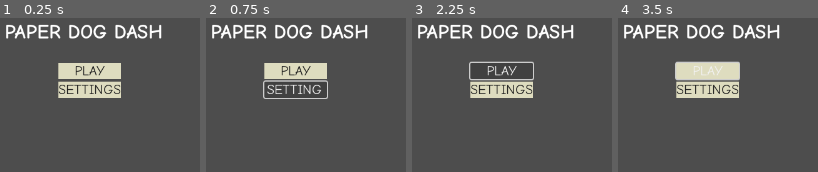
Above: before the commit, frames 1-4 (left to right).
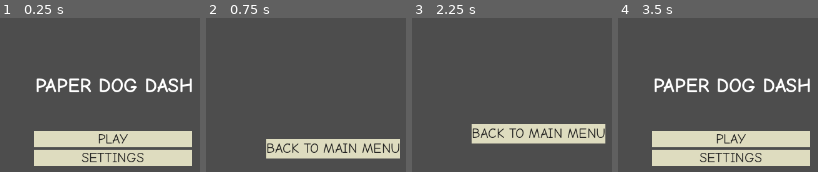
Above: after the commit, the same moments.

Repository: JeffSabol/Paper-Dog-Dash
Game: Godot game, scene res://Screens/title_screen.tscn
Two runs of this game, one before a commit and one after it. Both use one fixed random seed, a clock stepped at 60 frames per second and the inputs below. This scene is started directly instead of the project's main scene.
Inputs (mouse positions are in pixels of both pictures, inside the frame that each line leads up to):
- Up to frame 1 (0.25 s): no input
- Up to frame 2 (0.75 s): click "SETTINGS" at 0.5 s
- Up to frame 3 (2.25 s): click (540, 148) at 1.25 s, where only the run after the commit has a clickable "BACK TO MAIN MENU"; click "PLAY" at 2 s
- Up to frame 4 (3.5 s): click (744, 133) at 2.75 s, where only the run after the commit has a clickable "BACK TO MAIN MENU"

The runs differ from the first frame. In frame 1, 28% of the frame differs, in the area x 3-96%, y 4-97%; in frame 2, 16%; in frame 3, 16%; in frame 4, 29%.

Commit message:
created title screen, game world, settings

Diff:
--- /dev/null
+++ b/Assets/Themes/ui_theme_a.tres
@@ -0,0 +1,16 @@
+[gd_resource type="Theme" load_steps=3 format=3 uid="uid://bdpfgawly0y5a"]
+
+[ext_resource type="FontFile" uid="uid://cop4gfg1ob5fg" path="res://Assets/Fonts/ComicNeue-Regular.ttf" id="1_klb8a"]
+
+[sub_resource type="StyleBoxFlat" id="StyleBoxFlat_ft0vi"]
+bg_color = Color(0.870588, 0.862745, 0.74902, 1)
+
+[resource]
+default_font = ExtResource("1_klb8a")
+default_font_size = 22
+Button/colors/font_color = Color(0.113725, 0.113725, 0.113725, 1)
+Button/colors/font_hover_pressed_color = Color(0.113725, 0.113725, 0.113725, 1)
+Button/colors/font_outline_color = Color(0.00392157, 0.00392157, 0.00392157, 1)
+Button/colors/font_pressed_color = Color(1, 1, 1, 1)
+Button/constants/h_separation = 10
+Button/styles/normal = SubResource("StyleBoxFlat_ft0vi")
--- /dev/null
+++ b/Screens/game_world.gd
@@ -0,0 +1,15 @@
+extends Node2D
+
+@export var title_screen_path: String
+
+# Called when the node enters the scene tree for the first time.
+func _ready():
+	pass # Replace with function body.
+
+
+# Called every frame. 'delta' is the elapsed time since the previous frame.
+func _process(delta):
+	pass
+
+func _on_back_to_menu_button_pressed():
+	$"/root/Global".goto_scene(title_screen_path)
--- /dev/null
+++ b/Screens/game_world.tscn
@@ -0,0 +1,18 @@
+[gd_scene load_steps=3 format=3 uid="uid://cnlyhu1pkqo14"]
+
+[ext_resource type="Script" path="res://Screens/game_world.gd" id="1_n0hpk"]
+[ext_resource type="Theme" uid="uid://bdpfgawly0y5a" path="res://Assets/Themes/ui_theme_a.tres" id="2_uoxnu"]
+
+[node name="GameWorld" type="Node2D"]
+script = ExtResource("1_n0hpk")
+title_screen_path = "res://Screens/title_screen.tscn"
+
+[node name="BackToMenuButton" type="Button" parent="."]
+offset_left = 537.0
+offset_top = 341.0
+offset_right = 749.0
+offset_bottom = 372.0
+theme = ExtResource("2_uoxnu")
+text = "BACK TO MAIN MENU"
+
+[connection signal="pressed" from="BackToMenuButton" to="." method="_on_back_to_menu_button_pressed"]
--- /dev/null
+++ b/Screens/settings_screen.gd
@@ -0,0 +1,16 @@
+extends Control
+
+@export var title_screen_path: String
+
+# Called when the node enters the scene tree for the first time.
+func _ready():
+	pass # Replace with function body.
+
+
+# Called every frame. 'delta' is the elapsed time since the previous frame.
+func _process(delta):
+	pass
+
+
+func _on_back_to_menu_button_pressed():
+	$"/root/Global".goto_scene(title_screen_path)
--- /dev/null
+++ b/Screens/settings_screen.tscn
@@ -0,0 +1,25 @@
+[gd_scene load_steps=3 format=3 uid="uid://ddjl2t5pff2cr"]
+
+[ext_resource type="Theme" uid="uid://bdpfgawly0y5a" path="res://Assets/Themes/ui_theme_a.tres" id="1_pnqr1"]
+[ext_resource type="Script" path="res://Screens/settings_screen.gd" id="2_n1wrk"]
+
+[node name="SettingsScreen" type="Control"]
+layout_mode = 3
+anchors_preset = 0
+offset_left = 471.0
+offset_top = 184.0
+offset_right = 471.0
+offset_bottom = 184.0
+theme = ExtResource("1_pnqr1")
+script = ExtResource("2_n1wrk")
+title_screen_path = "res://Screens/title_screen.tscn"
+
+[node name="BackToMenuButton" type="Button" parent="."]
+offset_left = 67.0
+offset_top = 181.0
+offset_right = 279.0
+offset_bottom = 212.0
+theme = ExtResource("1_pnqr1")
+text = "BACK TO MAIN MENU"
+
+[connection signal="pressed" from="BackToMenuButton" to="." method="_on_back_to_menu_button_pressed"]
--- /dev/null
+++ b/Screens/title_screen.gd
@@ -0,0 +1,21 @@
+extends Control
+
+@export var game_world_path: String
+@export var settings_scene_path: String
+
+# Called when the node enters the scene tree for the first time.
+func _ready():
+	pass # Replace with function body.
+
+
+# Called every frame. 'delta' is the elapsed time since the previous frame.
+func _process(delta):
+	pass
+
+func _on_play_button_pressed():
+	$"/root/Global".goto_scene(game_world_path)
+
+
+func _on_settings_button_pressed():
+	$"/root/Global".goto_scene(settings_scene_path)
+	pass # Replace with function body.
--- a/Screens/title_screen.tscn
+++ b/Screens/title_screen.tscn
@@ -1,20 +1,8 @@
-[gd_scene load_steps=6 format=3 uid="uid://b3nakj0q3fy6p"]
+[gd_scene load_steps=5 format=3 uid="uid://b3nakj0q3fy6p"]
 
-[ext_resource type="FontFile" uid="uid://cop4gfg1ob5fg" path="res://Assets/Fonts/ComicNeue-Regular.ttf" id="1_swwls"]
+[ext_resource type="Theme" uid="uid://bdpfgawly0y5a" path="res://Assets/Themes/ui_theme_a.tres" id="1_cet8c"]
+[ext_resource type="Script" path="res://Screens/title_screen.gd" id="2_jq6c1"]
 [ext_resource type="FontFile" uid="uid://dqchirtf6gdcu" path="res://Assets/Fonts/ComicNeue-Bold.ttf" id="2_yty54"]
-
-[sub_resource type="StyleBoxFlat" id="StyleBoxFlat_ft0vi"]
-bg_color = Color(0.870588, 0.862745, 0.74902, 1)
-
-[sub_resource type="Theme" id="Theme_upg5p"]
-default_font = ExtResource("1_swwls")
-default_font_size = 22
-Button/colors/font_color = Color(0.113725, 0.113725, 0.113725, 1)
-Button/colors/font_hover_pressed_color = Color(0.113725, 0.113725, 0.113725, 1)
-Button/colors/font_outline_color = Color(0.00392157, 0.00392157, 0.00392157, 1)
-Button/colors/font_pressed_color = Color(1, 1, 1, 1)
-Button/constants/h_separation = 10
-Button/styles/normal = SubResource("StyleBoxFlat_ft0vi")
 
 [sub_resource type="LabelSettings" id="LabelSettings_sp2fn"]
 font = ExtResource("2_yty54")
@@ -23,28 +11,38 @@
 [node name="TitleScreen" type="Control"]
 layout_mode = 3
 anchors_preset = 0
-theme = SubResource("Theme_upg5p")
+offset_left = 471.0
+offset_top = 184.0
+offset_right = 471.0
+offset_bottom = 184.0
+theme = ExtResource("1_cet8c")
+script = ExtResource("2_jq6c1")
+game_world_path = "res://Screens/game_world.tscn"
+settings_scene_path = "res://Screens/settings_screen.tscn"
 
 [node name="Label" type="Label" parent="."]
-layout_mode = 0
-offset_left = 449.0
-offset_top = 175.0
-offset_right = 702.0
-offset_bottom = 215.0
+layout_mode = 2
+offset_left = 27.0
+offset_top = 77.0
+offset_right = 280.0
+offset_bottom = 117.0
 text = "PAPER DOG DASH"
 label_settings = SubResource("LabelSettings_sp2fn")
 
 [node name="VBoxContainer" type="VBoxContainer" parent="."]
-layout_mode = 1
-offset_left = 535.0
-offset_top = 243.0
-offset_right = 634.0
-offset_bottom = 299.0
+layout_mode = 2
+offset_left = 25.0
+offset_top = 168.0
+offset_right = 278.0
+offset_bottom = 224.0
 
-[node name="Button" type="Button" parent="VBoxContainer"]
+[node name="PlayButton" type="Button" parent="VBoxContainer"]
 layout_mode = 2
 text = "PLAY"
 
-[node name="Button2" type="Button" parent="VBoxContainer"]
+[node name="SettingsButton" type="Button" parent="VBoxContainer"]
 layout_mode = 2
 text = "SETTINGS"
+
+[connection signal="pressed" from="VBoxContainer/PlayButton" to="." method="_on_play_button_pressed"]
+[connection signal="pressed" from="VBoxContainer/SettingsButton" to="." method="_on_settings_button_pressed"]
